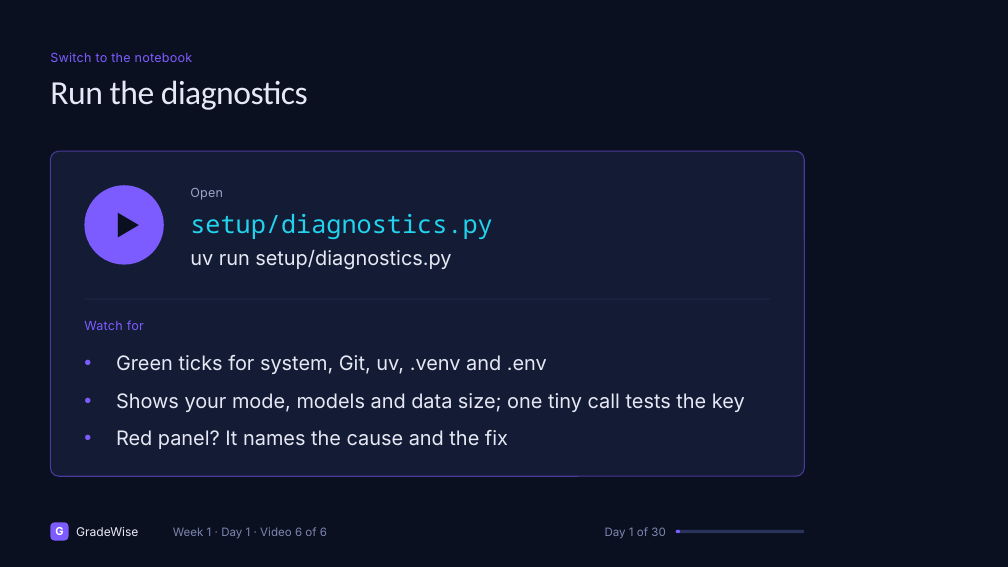
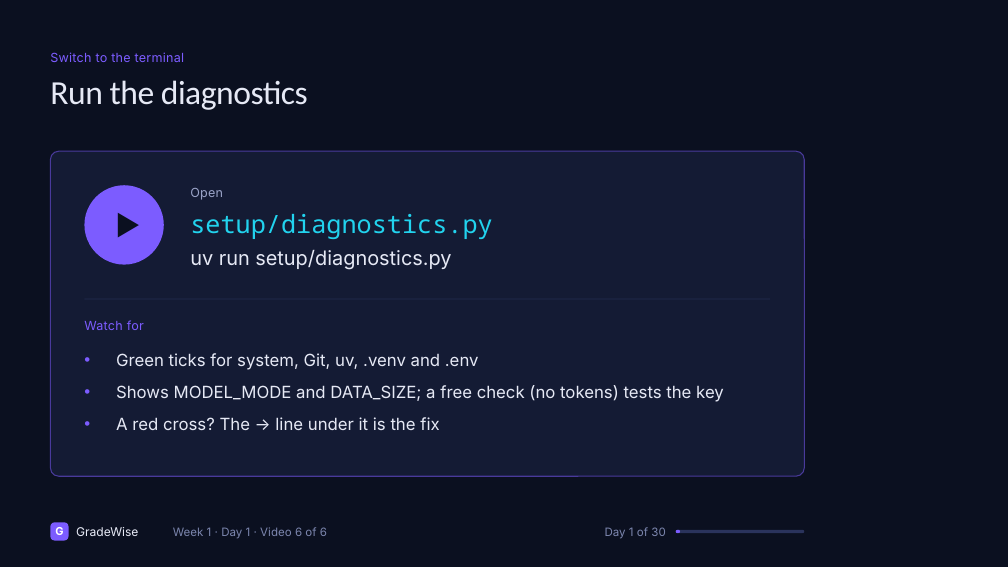
Before and after one commit to jainakshat15/agentic-rag-gradewise, a slide deck: slide 91 of slides/source/week_1.pptx (slide 89 before the commit). Drawn at 1008x567 pixels with LibreOffice and Linux fonts; fonts in the diff are those of the drawing. Boxes give left, top, right and bottom in pixels: in the first picture for what was removed or moved away, otherwise in the second. Text is boxed around its words. In the diff, an @@ line names an element or a change of style, - is before the commit and + after.

```diff
--- a/slides/source/week_1.pptx
+++ b/slides/source/week_1.pptx
@@ text at (x1=50, y1=52, x2=184, y2=62): text changed @@
-Switch to the notebook
+Switch to the terminal
@@ text at (x1=116, y1=353, x2=479, y2=370): size 19 to 16 pt in "Green ticks for system, Git, uv, .venv ..."; less space between paragraphs @@
@@ text at (x1=116, y1=385, x2=724, y2=430): text changed; size 19 to 16 pt @@
-• Shows your mode, models and data size; one tiny call tests the key
-• Red panel? It names the cause and the fix
+• Shows MODEL_MODE and DATA_SIZE; a free check (no tokens) tests the key
+• A red cross? The → line under it is the fix
```
Also in this commit, not shown: 18 other slides changed, 3 slides added, 1 slide removed, 7 other files.
